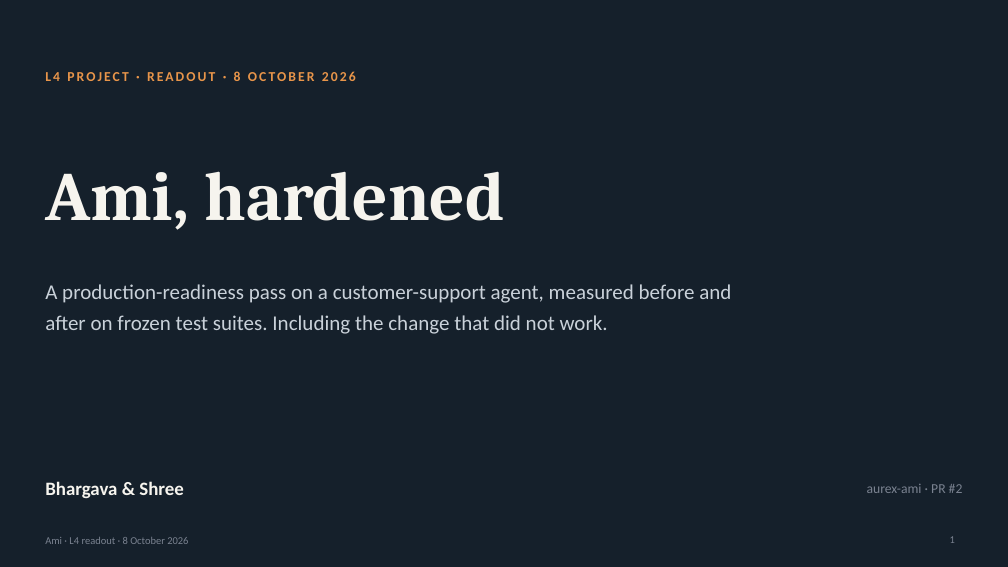
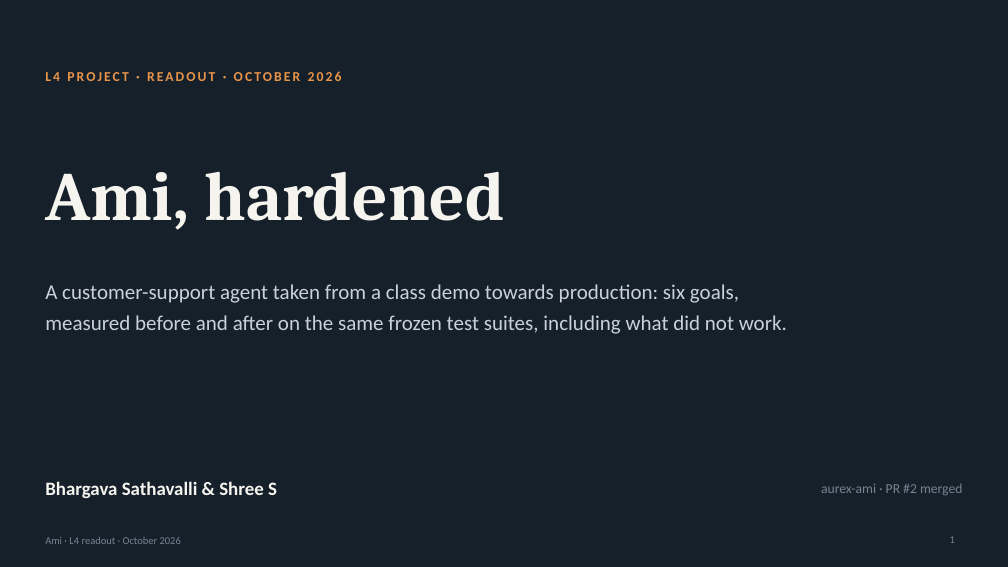
Before and after one commit to shreenathacc22/ami-l4-project, a slide deck: slide 1 of docs/Ami-L4-Readout-Bhargava-Shree-2026-10-08.pptx. Drawn at 1008x567 pixels with LibreOffice and Linux fonts; fonts in the diff are those of the drawing. Boxes give left, top, right and bottom in pixels: in the first picture for what was removed or moved away, otherwise in the second. Text is boxed around its words. In the diff, an @@ line names an element or a change of style, - is before the commit and + after.

```diff
--- a/docs/Ami-L4-Readout-Bhargava-Shree-2026-10-08.pptx
+++ b/docs/Ami-L4-Readout-Bhargava-Shree-2026-10-08.pptx
@@ text at (45, 71, 342, 81): text changed @@
-L4 PROJECT · READOUT · 8 OCTOBER 2026
+L4 PROJECT · READOUT · OCTOBER 2026
@@ text at (45, 284, 787, 334): text changed @@
-A production-readiness pass on a customer-support agent, measured before and after on frozen test suites. Including the change that did not work.
+A customer-support agent taken from a class demo towards production: six goals, measured before and after on the same frozen test suites, including what did not work.
@@ text at (45, 481, 277, 498): text changed @@
-Bhargava & Shree
+Bhargava Sathavalli & Shree S
@@ text at (821, 484, 962, 495): text changed @@
-aurex-ami · PR #2
+aurex-ami · PR #2 merged
@@ text at (45, 537, 181, 544): text changed @@
-Ami · L4 readout · 8 October 2026
+Ami · L4 readout · October 2026
```
Also in this commit, not shown: 7 other slides changed, 3 slides added, 2 slides removed, 10 other files.
